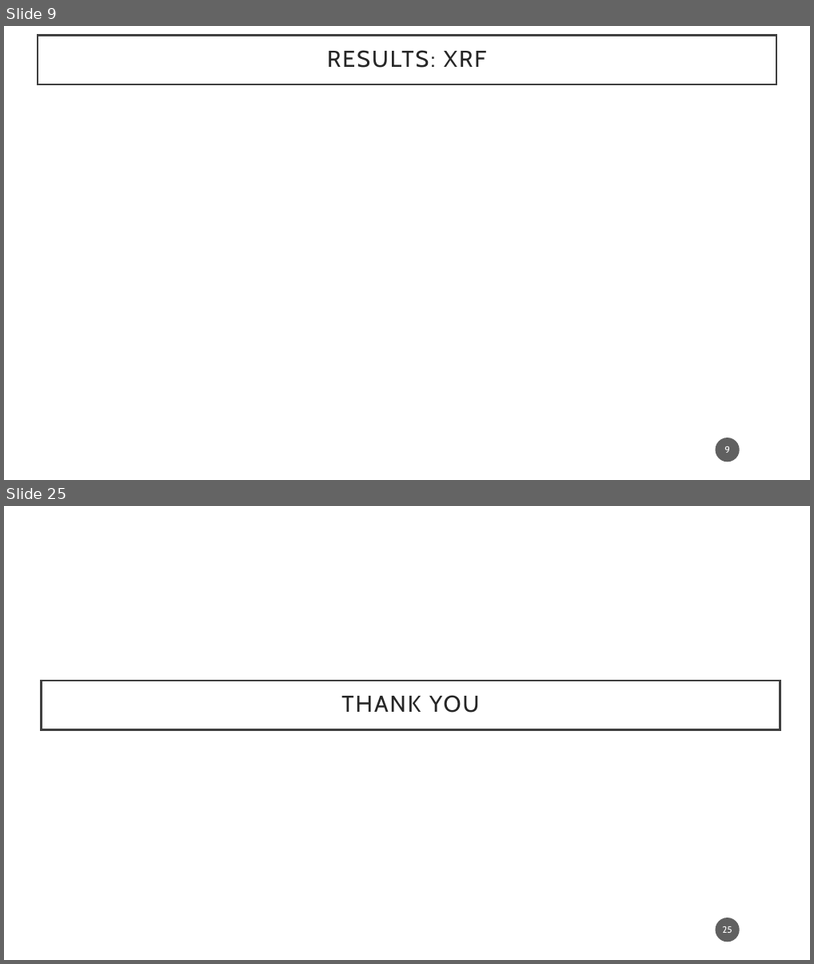
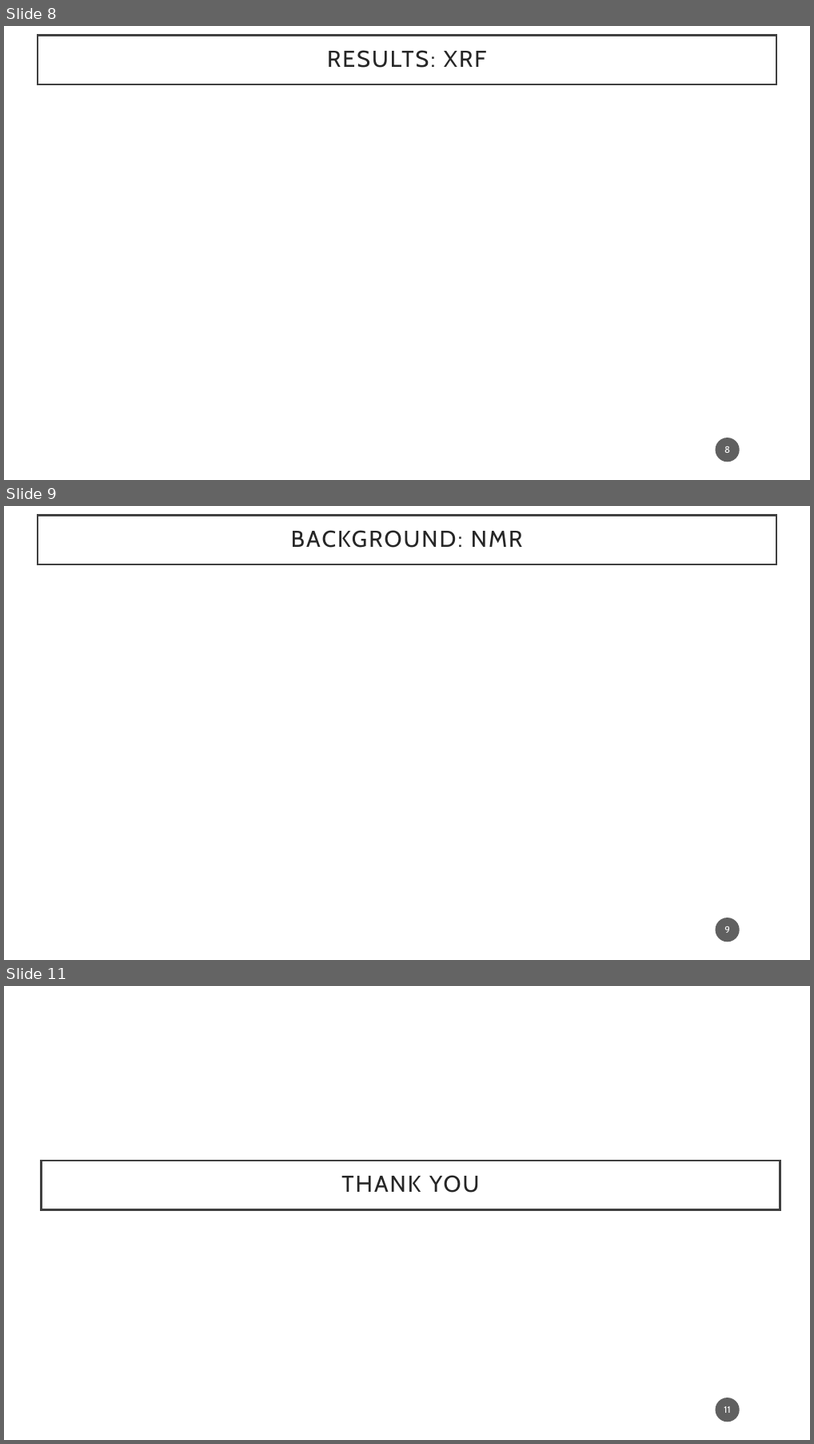
Before and after one commit to Ju-arch720/XRD_xls_raw_converter, a slide deck: Advanced_Characterization/Presentation_Adv_char.pptx. Shown one above the other, each under a label of ours: slides 9 and 25 before the commit, slides 8, 9 and 11 after it; the slides between them are not shown. The pictures are 814x964 and 814x1444 pixels, drawn with LibreOffice and Linux fonts; fonts in the diff are those of the drawing; background and template pictures are left out. Boxes give left, top, right and bottom in pixels: in the first picture for what was removed or moved away, otherwise in the second. Text is boxed around its words. In the diff, an @@ line names an element or a change of style, - is before the commit and + after.

```diff
--- a/Advanced_Characterization/Presentation_Adv_char.pptx
+++ b/Advanced_Characterization/Presentation_Adv_char.pptx
@@ slide 9 added at (4,506,810,960), background #FFFFFF @@
@@ rectangle added at (38,515,777,564), fill #FFFFFF, outline #404040 2.5 pt, 27.3 pt, text #262626 @@
+BACKGROUND: NMR
@@ page number added at (716,917,740,941), fill #1D1D1D at 70% opacity, 11 pt, text #FFFFFF @@
+9
@@ what was slide 9 is now slide 8 @@
@@ page number at (725,446,730,452): text changed @@
-9
+8
@@ what was slide 25 is now slide 11 @@
@@ page number at (724,1406,730,1412): text changed @@
-25
+11
```
Also in this commit, not shown: 4 slides changed, 4 other slides added, 19 slides removed, 1 other file.
